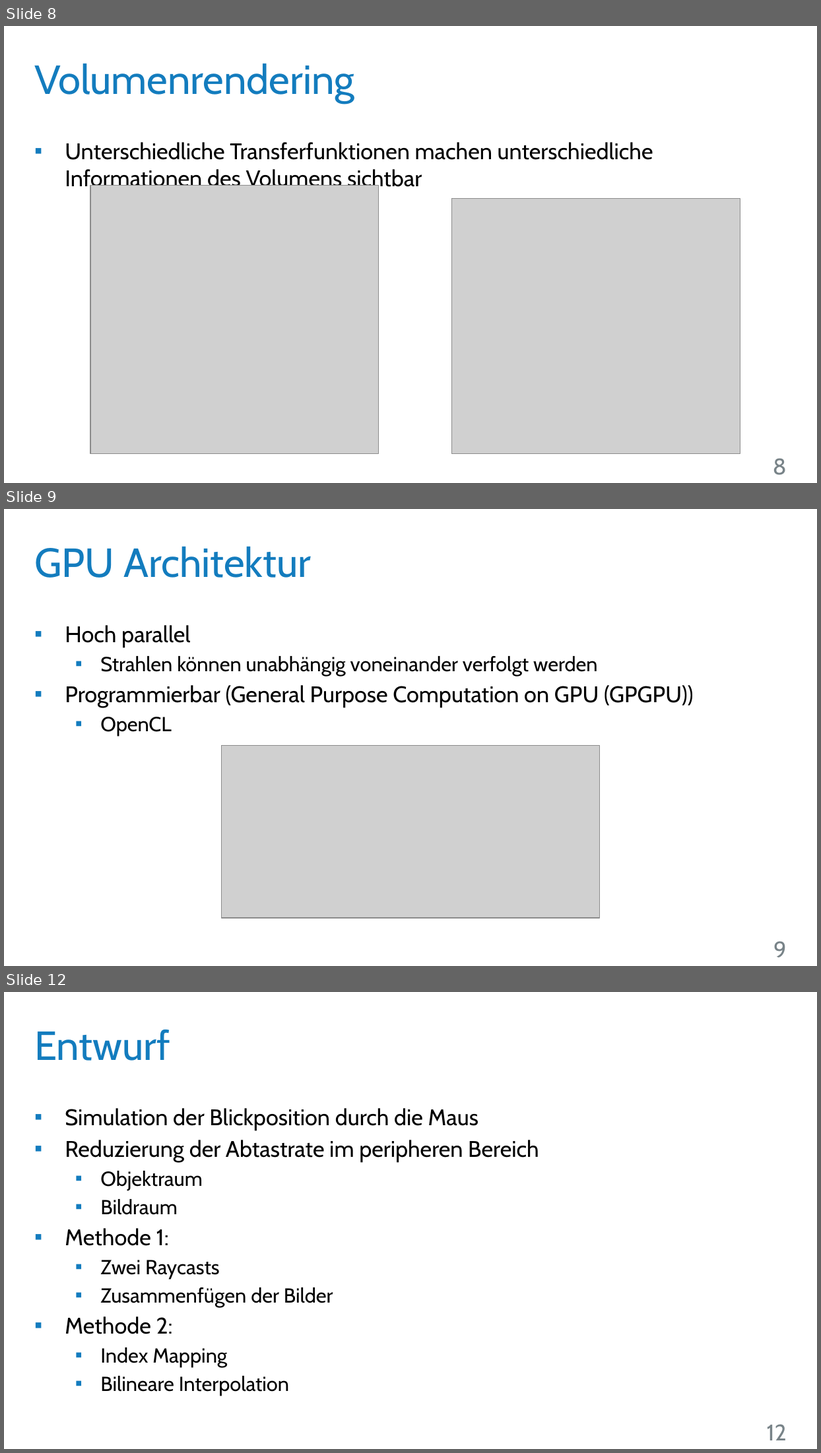
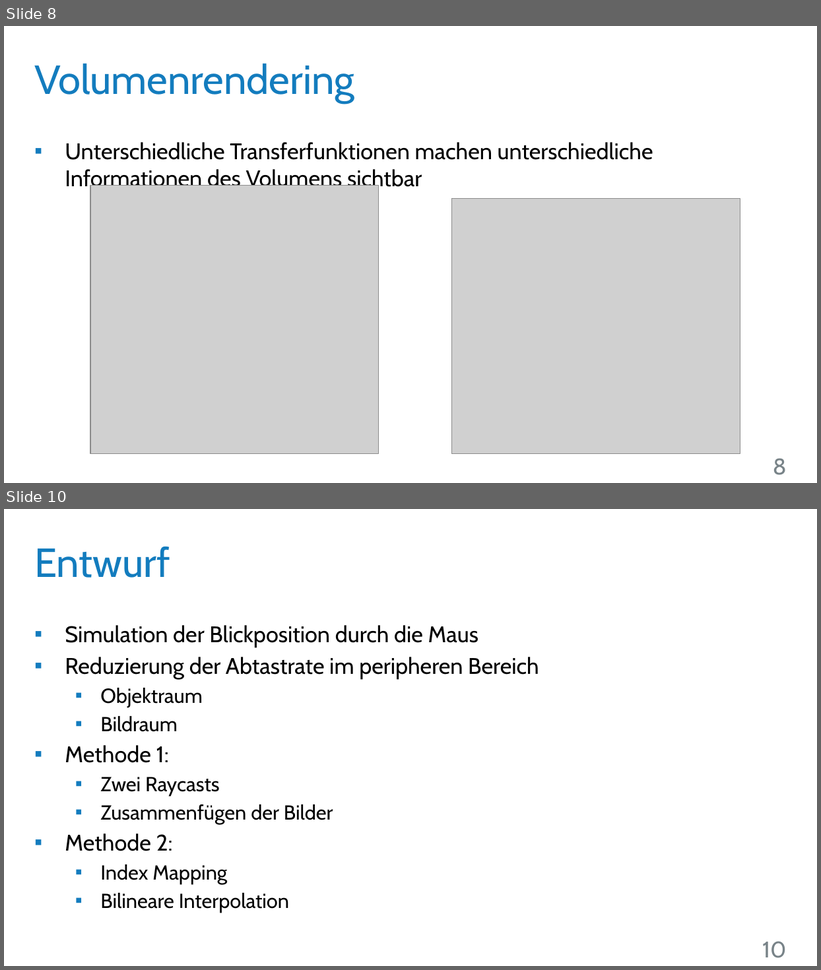
Before and after one commit to UniStuttgart-VISUS/FoveatedVolumeRendering, a slide deck: Dokumente/Vortrag/Wahrnehmungsorientiertes_Volumen-Rendering.pptx. Shown one above the other, each under a label of ours: slides 8, 9 and 12 before the commit, slides 8 and 10 after it; the slides between them are not shown. The pictures are 821x1453 and 821x970 pixels, drawn with LibreOffice and Linux fonts; fonts in the diff are those of the drawing; grey boxes stand for pictures; background and template pictures are left out. Boxes give left, top, right and bottom in pixels: in the first picture for what was removed or moved away, otherwise in the second. Text is boxed around its words. In the diff, an @@ line names an element or a change of style, - is before the commit and + after.

```diff
--- a/Dokumente/Vortrag/Wahrnehmungsorientiertes_Volumen-Rendering.pptx
+++ b/Dokumente/Vortrag/Wahrnehmungsorientiertes_Volumen-Rendering.pptx
@@ slide 9 removed at [4, 509, 817, 966], background #FFFFFF @@
@@ title removed at [34, 546, 311, 578] @@
-GPU Architektur
@@ text removed at [65, 625, 694, 736] @@
-▪ Hoch parallel
-  ▪ Strahlen können unabhängig voneinander verfolgt werden
-▪ Programmierbar (General Purpose Computation on GPU (GPGPU))
-  ▪ OpenCL
@@ picture removed at [221, 746, 600, 918] @@
@@ page number removed at [774, 941, 787, 958] @@
-9
@@ what was slide 12 is now slide 10 @@
@@ page number at [762, 941, 787, 958]: text changed @@
-12
+10
```
Also in this commit, not shown: 1 slide changed, 1 slide added, 1 other slide removed.
